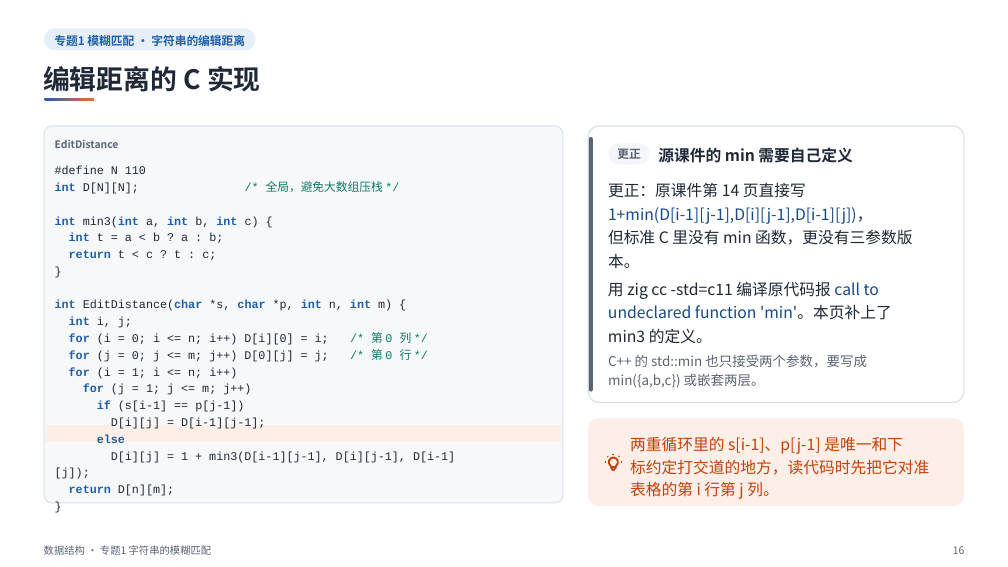
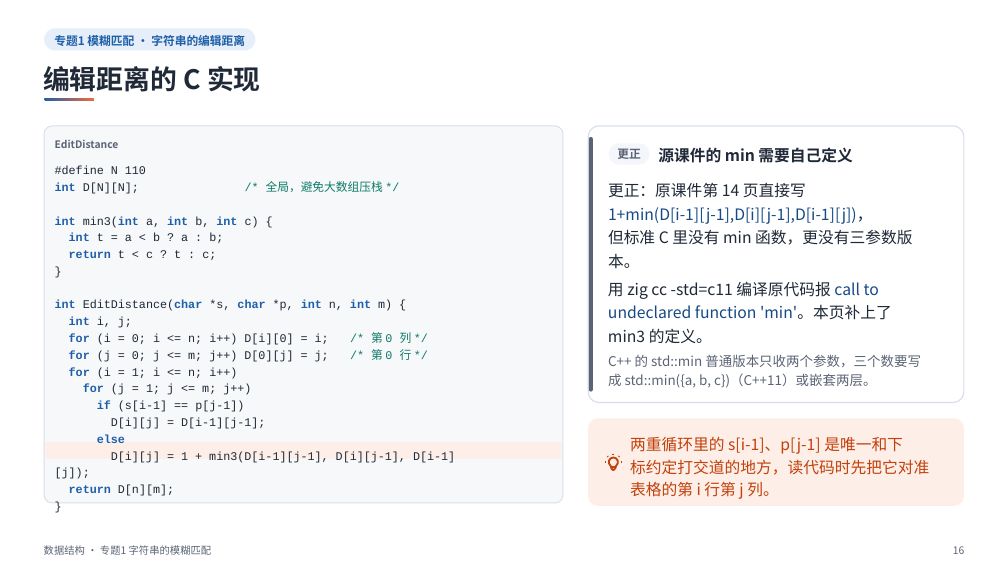
Before and after one commit to sweetcornna/JLU-remake, a slide deck: slide 16 of 大二上/数据结构/重制版PPT/专题1 字符串的模糊匹配（重制版）.pptx. Drawn at 1008x567 pixels with LibreOffice and Linux fonts; fonts in the diff are those of the drawing. Boxes give left, top, right and bottom in pixels: in the first picture for what was removed or moved away, otherwise in the second. Text is boxed around its words. In the diff, an @@ line names an element or a change of style, - is before the commit and + after.

```diff
--- a/大二上/数据结构/重制版PPT/专题1 字符串的模糊匹配（重制版）.pptx
+++ b/大二上/数据结构/重制版PPT/专题1 字符串的模糊匹配（重制版）.pptx
@@ text at [608, 354, 921, 388]: text changed @@
-C++ 的 std::min 也只接受两个参数，要写成
-min({a,b,c}) 或嵌套两层。
+C++ 的 std::min 普通版本只收两个参数，三个数要写
+成 std::min({a, b, c})（C++11）或嵌套两层。
@@ rectangle: place and size @@
-rectangle at [45, 425, 561, 442]
+rectangle at [45, 442, 561, 458]
```
Also in this commit, not shown: 15 other slides changed.
